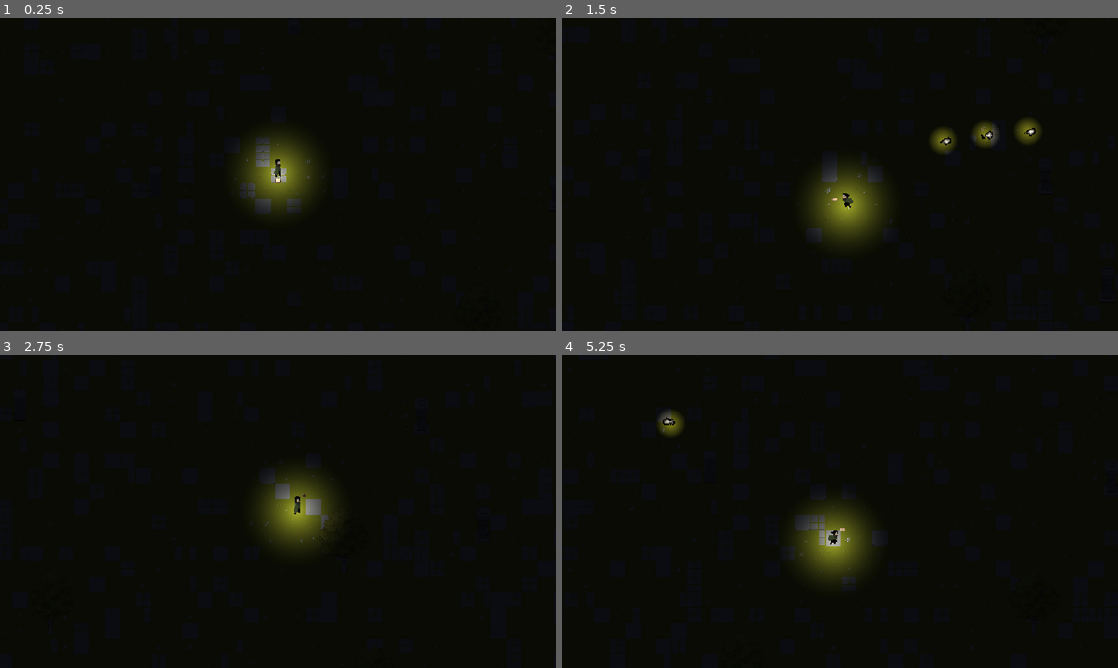
Above: before the commit, frames 1-4 (two rows, left to right).
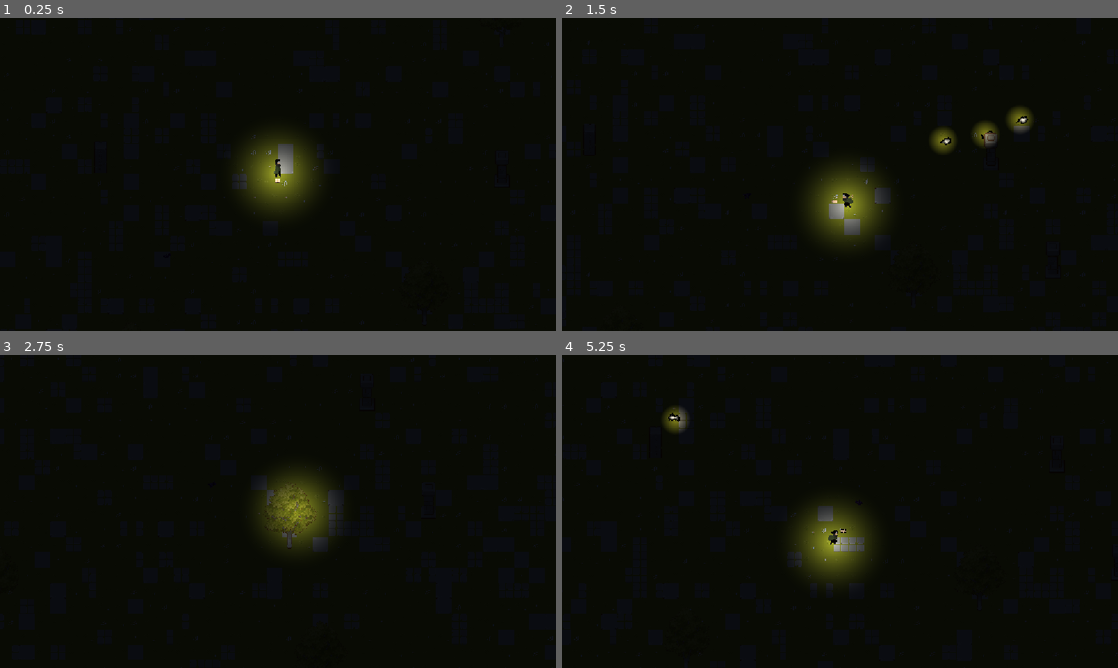
Above: after the commit, the same moments.

Repository: Merchant-Of-Life/Harness-Of-The-Night
Game: Godot game, scene res://scenes/main.tscn
The game is run twice, just before and just after one commit, with the same random seed, the same clock (stepped at 60 frames per second) and the same inputs.
Inputs (mouse positions are in pixels of both pictures, inside the frame that each line leads up to):
- Up to frame 1 (0.25 s): no input
- Up to frame 2 (1.5 s): tap Enter at 0.5 s; move the mouse to (962, 158) at 0.52 s; press the mouse at (962, 158) at 0.53 s; hold D (move_right) 0.53-1.28 s; move the mouse to (728, 190) at 1.27 s; release the mouse at (728, 190) at 1.28 s; hold S (move_down) from 1.28 s (still down); tap Space (dash) at 1.35 s; click (728, 190) at 1.42 s
- Up to frame 3 (2.75 s): move the mouse to (333, 442) at 2.02 s; release S (move_down) at 2.03 s; hold D (move_right) from 2.03 s (still down); tap R (recharge) at 2.1 s; click (333, 442) at 2.17 s
- Up to frame 4 (5.25 s): move the mouse to (812, 574) at 2.77 s; release D (move_right) at 2.78 s; hold W (move_up) 2.78-3.53 s; tap Alt at 2.85 s; click (812, 574) at 2.92 s; move the mouse to (1006, 558) at 3.52 s; hold A (move_left) 3.53-5.03 s; tap Shift at 3.6 s; click (1006, 558) at 3.67 s; move the mouse to (673, 464) at 4.27 s; click (673, 464) at 4.35 s; move the mouse to (867, 511) at 5.02 s; hold S (move_down) from 5.03 s (still down); tap Space (dash) at 5.1 s; click (867, 511) at 5.17 s

The runs differ from the first frame. In frame 1, 0.9% of the frame differs, in the area x 41-59%, y 36-66%; in frame 2, 1.3%, in the area x 42-86%, y 28-77%; in frame 3, 1.0%; in frame 4, 1.2%.

Commit message:
Rename light_bolt to fireball and add kamikaze bat enemy
- Renamed light_bolt.tscn/gd to fireball.tscn/gd and updated player.gd preload

- Built scenes/bat.tscn with 64x64 Bat_Full.png fly and death animations

Diff:
--- a/project.godot
+++ b/project.godot
@@ -65,6 +65,13 @@
 ]
 }
 
+[layer_names]
+
+2d_physics/layer_1="World"
+2d_physics/layer_2="Player"
+2d_physics/layer_3="Enemies"
+2d_physics/layer_4="Projectiles"
+
 [physics]
 
 3d/physics_engine="Jolt Physics"
--- /dev/null
+++ b/scenes/bat.gd
@@ -0,0 +1,56 @@
+extends CharacterBody2D
+
+var speed = 170
+var max_hp = 1
+var hp = 1
+var damage = 1
+var is_dead = false
+
+var player = null
+
+@onready var animated_sprite = $AnimatedSprite2D
+
+func _ready():
+	hp = max_hp
+	animated_sprite.play("fly")
+	player = get_tree().get_first_node_in_group("player")
+
+func _physics_process(delta):
+	if is_dead:
+		return
+	if player != null:
+		var direction = global_position.direction_to(player.global_position)
+		velocity = direction * speed
+
+		if direction.x < 0:
+			animated_sprite.flip_h = true
+		else:
+			animated_sprite.flip_h = false
+		move_and_slide()
+
+func take_damage(amount):
+	if is_dead:
+		return
+	hp -= amount
+	if hp <= 0:
+		die()
+
+func _on_hitbox_body_entered(body):
+	if is_dead:
+		return
+
+	if body.is_in_group("player"):
+		if body.has_method("take_damage"):
+			body.take_damage(damage)
+		die()
+
+func die():
+	is_dead = true
+	velocity = Vector2.ZERO
+	$CollisionShape2D.set_deferred("disabled", true)
+	$Hitbox/CollisionShape2D.set_deferred("disabled", true)
+	animated_sprite.play("death")
+
+func _on_animated_sprite_2d_animation_finished():
+	if animated_sprite.animation == "death":
+		queue_free()
--- /dev/null
+++ b/scenes/bat.tscn
@@ -0,0 +1,143 @@
+[gd_scene format=3 uid="uid://drexewgatex72"]
+
+[ext_resource type="Script" uid="uid://cunnvukvn532t" path="res://scenes/bat.gd" id="1_cnldk"]
+[ext_resource type="Texture2D" uid="uid://b2te21mr7a5ux" path="res://assets/enemy/Bat_Full.png" id="1_uhqni"]
+
+[sub_resource type="AtlasTexture" id="AtlasTexture_cnldk"]
+atlas = ExtResource("1_uhqni")
+region = Rect2(256, 128, 64, 64)
+
+[sub_resource type="AtlasTexture" id="AtlasTexture_48wkk"]
+atlas = ExtResource("1_uhqni")
+region = Rect2(0, 192, 64, 64)
+
+[sub_resource type="AtlasTexture" id="AtlasTexture_ss3tx"]
+atlas = ExtResource("1_uhqni")
+region = Rect2(64, 192, 64, 64)
+
+[sub_resource type="AtlasTexture" id="AtlasTexture_lv0ya"]
+atlas = ExtResource("1_uhqni")
+region = Rect2(128, 192, 64, 64)
+
+[sub_resource type="AtlasTexture" id="AtlasTexture_5fn3r"]
+atlas = ExtResource("1_uhqni")
+region = Rect2(192, 192, 64, 64)
+
+[sub_resource type="AtlasTexture" id="AtlasTexture_8qtcx"]
+atlas = ExtResource("1_uhqni")
+region = Rect2(256, 192, 64, 64)
+
+[sub_resource type="AtlasTexture" id="AtlasTexture_x4bhu"]
+atlas = ExtResource("1_uhqni")
+region = Rect2(0, 256, 64, 64)
+
+[sub_resource type="AtlasTexture" id="AtlasTexture_k0o7o"]
+atlas = ExtResource("1_uhqni")
+region = Rect2(64, 256, 64, 64)
+
+[sub_resource type="AtlasTexture" id="AtlasTexture_67y1s"]
+atlas = ExtResource("1_uhqni")
+region = Rect2(128, 256, 64, 64)
+
+[sub_resource type="AtlasTexture" id="AtlasTexture_p5otw"]
+atlas = ExtResource("1_uhqni")
+region = Rect2(192, 256, 64, 64)
+
+[sub_resource type="AtlasTexture" id="AtlasTexture_vjjhm"]
+atlas = ExtResource("1_uhqni")
+region = Rect2(64, 0, 64, 64)
+
+[sub_resource type="AtlasTexture" id="AtlasTexture_n8eff"]
+atlas = ExtResource("1_uhqni")
+region = Rect2(128, 0, 64, 64)
+
+[sub_resource type="AtlasTexture" id="AtlasTexture_rrah6"]
+atlas = ExtResource("1_uhqni")
+region = Rect2(192, 0, 64, 64)
+
+[sub_resource type="AtlasTexture" id="AtlasTexture_drkvk"]
+atlas = ExtResource("1_uhqni")
+region = Rect2(256, 0, 64, 64)
+
+[sub_resource type="SpriteFrames" id="SpriteFrames_nol5w"]
+animations = [{
+"frames": [{
+"duration": 1.0,
+"texture": SubResource("AtlasTexture_cnldk")
+}, {
+"duration": 1.0,
+"texture": SubResource("AtlasTexture_48wkk")
+}, {
+"duration": 1.0,
+"texture": SubResource("AtlasTexture_ss3tx")
+}, {
+"duration": 1.0,
+"texture": SubResource("AtlasTexture_lv0ya")
+}, {
+"duration": 1.0,
+"texture": SubResource("AtlasTexture_5fn3r")
+}, {
+"duration": 1.0,
+"texture": SubResource("AtlasTexture_8qtcx")
+}, {
+"duration": 1.0,
+"texture": SubResource("AtlasTexture_x4bhu")
+}, {
+"duration": 1.0,
+"texture": SubResource("AtlasTexture_k0o7o")
+}, {
+"duration": 1.0,
+"texture": SubResource("AtlasTexture_67y1s")
+}, {
+"duration": 1.0,
+"texture": SubResource("AtlasTexture_p5otw")
+}],
+"loop": 0,
+"name": &"death",
+"speed": 12.0
+}, {
+"frames": [{
+"duration": 1.0,
+"texture": SubResource("AtlasTexture_vjjhm")
+}, {
+"duration": 1.0,
+"texture": SubResource("AtlasTexture_n8eff")
+}, {
+"duration": 1.0,
+"texture": SubResource("AtlasTexture_rrah6")
+}, {
+"duration": 1.0,
+"texture": SubResource("AtlasTexture_drkvk")
+}],
+"loop": 1,
+"name": &"fly",
+"speed": 10.0
+}]
+
+[sub_resource type="CircleShape2D" id="CircleShape2D_cnldk"]
+
+[sub_resource type="CircleShape2D" id="CircleShape2D_48wkk"]
+radius = 12.0
+
+[node name="Bat" type="CharacterBody2D" unique_id=396653102 groups=["enemies"]]
+collision_layer = 4
+collision_mask = 0
+motion_mode = 1
+script = ExtResource("1_cnldk")
+
+[node name="AnimatedSprite2D" type="AnimatedSprite2D" parent="." unique_id=1018709456]
+sprite_frames = SubResource("SpriteFrames_nol5w")
+animation = &"death"
+autoplay = "death"
+
+[node name="CollisionShape2D" type="CollisionShape2D" parent="." unique_id=1827363629]
+shape = SubResource("CircleShape2D_cnldk")
+
+[node name="Hitbox" type="Area2D" parent="." unique_id=228611502]
+collision_layer = 0
+collision_mask = 2
+
+[node name="CollisionShape2D" type="CollisionShape2D" parent="Hitbox" unique_id=1679914831]
+shape = SubResource("CircleShape2D_48wkk")
+
+[connection signal="body_entered" from="Hitbox" to="." method="_on_hitbox_body_entered"]
--- a/scenes/light_bolt.tscn
+++ b/scenes/fireball.tscn
@@ -1,38 +1,38 @@
 [gd_scene format=3 uid="uid://bo6gksy1ihu6n"]
 
-[ext_resource type="Texture2D" uid="uid://bsmgj71olo0l6" path="res://assets/projectiles/Fire_03_Black.png" id="1_d8n65"]
-[ext_resource type="Script" uid="uid://clk3qx81fqmjd" path="res://scenes/light_bolt.gd" id="1_m2bns"]
+[ext_resource type="Script" uid="uid://clk3qx81fqmjd" path="res://scenes/fireball.gd" id="1_1gl40"]
+[ext_resource type="Texture2D" uid="uid://bsmgj71olo0l6" path="res://assets/projectiles/Fire_03_Black.png" id="2_cb14k"]
 
 [sub_resource type="AtlasTexture" id="AtlasTexture_m2bns"]
-atlas = ExtResource("1_d8n65")
+atlas = ExtResource("2_cb14k")
 region = Rect2(0, 0, 32, 32)
 
 [sub_resource type="AtlasTexture" id="AtlasTexture_v4nop"]
-atlas = ExtResource("1_d8n65")
+atlas = ExtResource("2_cb14k")
 region = Rect2(32, 0, 32, 32)
 
 [sub_resource type="AtlasTexture" id="AtlasTexture_46ufg"]
-atlas = ExtResource("1_d8n65")
+atlas = ExtResource("2_cb14k")
 region = Rect2(64, 0, 32, 32)
 
 [sub_resource type="AtlasTexture" id="AtlasTexture_nll88"]
-atlas = ExtResource("1_d8n65")
+atlas = ExtResource("2_cb14k")
 region = Rect2(96, 0, 32, 32)
 
 [sub_resource type="AtlasTexture" id="AtlasTexture_fsi7o"]
-atlas = ExtResource("1_d8n65")
+atlas = ExtResource("2_cb14k")
 region = Rect2(128, 0, 32, 32)
 
 [sub_resource type="AtlasTexture" id="AtlasTexture_4i46w"]
-atlas = ExtResource("1_d8n65")
+atlas = ExtResource("2_cb14k")
 region = Rect2(160, 0, 32, 32)
 
 [sub_resource type="AtlasTexture" id="AtlasTexture_iwx6f"]
-atlas = ExtResource("1_d8n65")
+atlas = ExtResource("2_cb14k")
 region = Rect2(192, 0, 32, 32)
 
 [sub_resource type="AtlasTexture" id="AtlasTexture_ldbct"]
-atlas = ExtResource("1_d8n65")
+atlas = ExtResource("2_cb14k")
 region = Rect2(224, 0, 32, 32)
 
 [sub_resource type="SpriteFrames" id="SpriteFrames_neqau"]
@@ -80,8 +80,10 @@
 fill_from = Vector2(0.5, 0.5)
 fill_to = Vector2(0.5, 0)
 
-[node name="LightBolt" type="Area2D" unique_id=955200032]
-script = ExtResource("1_m2bns")
+[node name="Fireball" type="Area2D" unique_id=955200032]
+collision_layer = 8
+collision_mask = 4
+script = ExtResource("1_1gl40")
 
 [node name="AnimatedSprite2D" type="AnimatedSprite2D" parent="." unique_id=2006223073]
 rotation = -1.5707964
@@ -99,3 +101,5 @@
 color = Color(1, 0.9529412, 0.8, 1)
 energy = 1.1
 texture = SubResource("GradientTexture2D_m2bns")
+
+[connection signal="body_entered" from="." to="." method="_on_body_entered"]
--- a/scenes/main.tscn
+++ b/scenes/main.tscn
@@ -6,6 +6,7 @@
 [ext_resource type="Texture2D" uid="uid://5rlolywanq2r" path="res://assets/tileset/TX Props.png" id="3_o6xl0"]
 [ext_resource type="Texture2D" uid="uid://dyavoukre8206" path="res://assets/tileset/TX Plant.png" id="4_tipki"]
 [ext_resource type="PackedScene" uid="uid://b88snivw0c06i" path="res://scenes/player.tscn" id="6_tefeu"]
+[ext_resource type="PackedScene" uid="uid://drexewgatex72" path="res://scenes/bat.tscn" id="7_o6xl0"]
 
 [sub_resource type="TileSetAtlasSource" id="TileSetAtlasSource_85g3d"]
 texture = ExtResource("1_tbgi4")
@@ -295,6 +296,7 @@
 [sub_resource type="TileSet" id="TileSet_yj5yf"]
 tile_size = Vector2i(32, 32)
 physics_layer_0/collision_layer = 1
+physics_layer_0/collision_mask = 0
 sources/1 = SubResource("TileSetAtlasSource_choun")
 sources/2 = SubResource("TileSetAtlasSource_ya4ey")
 sources/0 = SubResource("TileSetAtlasSource_85g3d")
@@ -317,4 +319,6 @@
 
 [node name="Player" parent="." unique_id=629741390 instance=ExtResource("6_tefeu")]
 y_sort_enabled = true
-position = Vector2(-112.93271, -50.506676)
+
+[node name="Bat" parent="." unique_id=396653102 instance=ExtResource("7_o6xl0")]
+position = Vector2(-264, 189)
--- a/scenes/player.gd
+++ b/scenes/player.gd
@@ -1,7 +1,7 @@
 extends CharacterBody2D
 
 var attack_style = "magic"
-var projectile_scene = preload("res://scenes/light_bolt.tscn")
+var projectile_scene = preload("res://scenes/fireball.tscn")
 
 var speed = 220
 var dash_speed = 650
@@ -10,6 +10,7 @@
 var is_charging = false
 var dash_direction = Vector2.ZERO
 var orbit_radius = 50
+var aim_angle = 0.0
 var max_charges = 6
 var currect_charges = 6
 
@@ -38,7 +39,7 @@
 		velocity = direction * speed
 
 	move_and_slide()
-	update_book_orbit()
+	update_book_orbit(delta)
 
 	if Input.is_action_just_pressed("recharge") and not is_charging and not is_dashing:
 		start_recharge()
@@ -50,10 +51,12 @@
 				start_recharge()
 	update_animation(direction)
 
-func update_book_orbit():
-	var aim_direction = (get_global_mouse_position() - book_sprite.global_position).normalized()
-	if aim_direction == Vector2.ZERO:
-		aim_direction = Vector2.RIGHT
+func update_book_orbit(delta):
+	var mouse_offset = (get_global_mouse_position() - book_sprite.global_position)
+	if mouse_offset.length() > 15.0:
+		var target_angle = mouse_offset.angle()
+		aim_angle = lerp_angle(aim_angle, target_angle, 12.0 * delta)
+	var aim_direction = Vector2.from_angle(aim_angle)
 	book_sprite.position = aim_direction * orbit_radius
 	if aim_direction.y < 0:
 		book_sprite.z_index = -1
--- a/scenes/player.tscn
+++ b/scenes/player.tscn
@@ -330,8 +330,9 @@
 "speed": 16.0
 }]
 
-[node name="Player" type="CharacterBody2D" unique_id=629741390]
+[node name="Player" type="CharacterBody2D" unique_id=629741390 groups=["player"]]
 scale = Vector2(0.5, 0.5)
+collision_layer = 2
 motion_mode = 1
 script = ExtResource("1_g2els")
 
@@ -340,7 +341,7 @@
 scale = Vector2(2, 2)
 sprite_frames = SubResource("SpriteFrames_neqau")
 animation = &"idle"
-frame_progress = 0.6531383
+frame_progress = 0.85295045
 
 [node name="CollisionShape2D" type="CollisionShape2D" parent="." unique_id=1404218332]
 shape = SubResource("CapsuleShape2D_o6xl0")
Binary file added: assets/enemy/Bat_Full.png
Not shown, added: assets/enemy/Bat_Full.png.import
Not shown, added: scenes/bat.gd.uid
Renamed: scenes/light_bolt.gd -> scenes/fireball.gd
Renamed: scenes/light_bolt.gd.uid -> scenes/fireball.gd.uid
